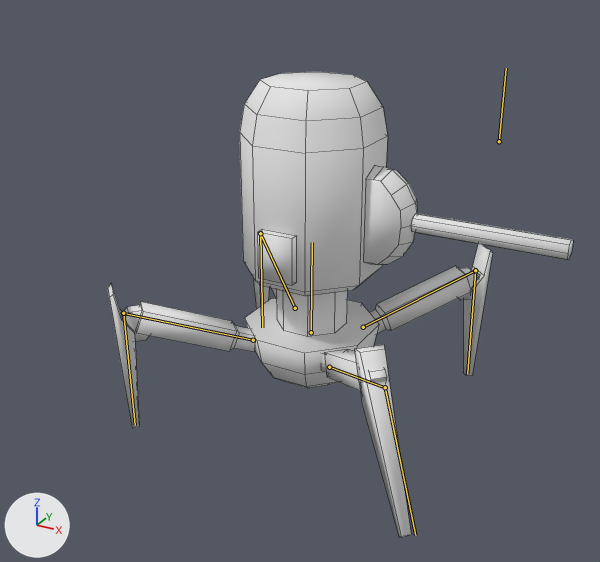
A saved change to the Blender file Assets/Resources/Models/firstrobot_wip.blend.
One viewpoint serves both versions: a camera (50 mm lens) standing at (6.51, -6.86, 4.78) and looking at (2.83, -0.17, 1.43). Lighting does not change. The marker at lower left points along +X, +Y and +Z. Both versions are drawn at frame 32 of the action 'Armature.001Action'; the numbers are the values there. The bones that bend it are drawn over the model as lines. Mesh edges are drawn as thin lines.

Names of what the first picture shows: 'Robot'.
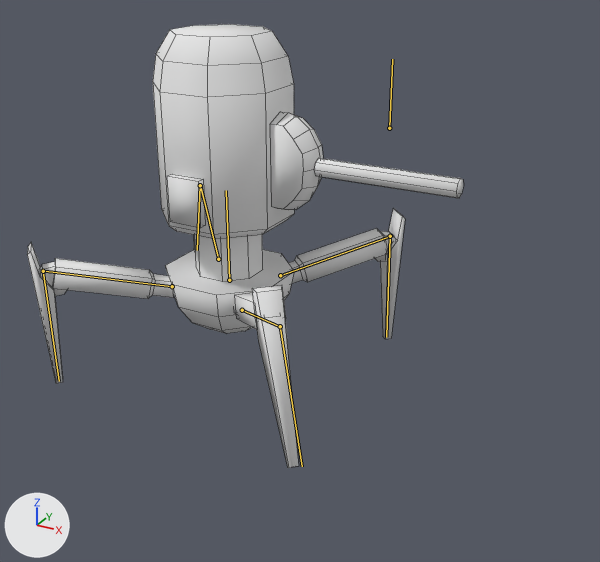
Pixel boxes (x1, y1, x2, y2) of what changed, in the pictures (600 x 562 px):
'Robot', posed (6% narrower)
    before: (108, 72, 573, 537)
    after: (27, 24, 463, 468)
bone 'Body', root to tip
    before: (311, 332) to (312, 242)
    after: (229, 280) to (226, 190)
bone 'TopLeg01', root to tip
    before: (363, 327) to (473, 271)
    after: (280, 275) to (392, 235)
bone 'BottomLeg01', root to tip
    before: (475, 270) to (467, 373)
    after: (390, 236) to (386, 337)
bone 'BottomLeg03', root to tip
    before: (260, 233) to (262, 327)
    after: (200, 185) to (197, 250)
bone 'BottomLeg04', root to tip
    before: (123, 313) to (135, 425)
    after: (43, 271) to (59, 381)
bone 'BottomLeg02', root to tip
    before: (385, 387) to (415, 535)
    after: (280, 326) to (302, 466)
bone 'Bone', root to tip
    before: (499, 141) to (506, 68)
    after: (389, 128) to (392, 59)

The change, as a list of edits to the scene's bpy script:
```text
Change bone_body:
    where bone_body = bpy.data.objects['Armature'].pose.bones['Body']
    bone_body.location: (0.0, -0.05, 0.0) -> (0.0, 0.338, 0.0)
Change bone_topleg01:
    where bone_topleg01 = bpy.data.objects['Armature'].pose.bones['TopLeg01']  # child of 'Body'
    bone_topleg01.location: (0.005, -0.052, 0.0) -> (0.005, -0.053, 0.0)
Change bone_bottomleg01:
    where bone_bottomleg01 = bpy.data.objects['Armature'].pose.bones['BottomLeg01']
    bone_bottomleg01.location: (0.007, -0.008, -0.045) -> (-0.003, -0.009, -0.046)
Change bone_bottomleg03:
    where bone_bottomleg03 = bpy.data.objects['Armature'].pose.bones['BottomLeg03']
    bone_bottomleg03.location: (0.006, 0.002, -0.468) -> (0.023, -0.418, 0.009)
    bone_bottomleg03.rotation_quaternion: (1.0, 0.0, -0.2, 0.0) -> (0.835, 0.0, 0.004, 0.226)  # degrees (0, -23, 0) -> degrees (0, 1, 30)
Change bone_bottomleg04:
    where bone_bottomleg04 = bpy.data.objects['Armature'].pose.bones['BottomLeg04']
    bone_bottomleg04.location: (0.0, 0.0, 0.0) -> (0.012, -0.008, -0.007)
    bone_bottomleg04.rotation_quaternion: (1.0, 0.0, 0.0, 0.0) -> (1.002, 0.0, 0.006, 0.0)  # degrees (0, 0, 0) -> degrees (0, 1, 0)
Change bone_bottomleg02:
    where bone_bottomleg02 = bpy.data.objects['Armature'].pose.bones['BottomLeg02']
    bone_bottomleg02.location: (-0.226, -0.424, -0.057) -> (-0.065, -0.365, -0.029)
    bone_bottomleg02.rotation_quaternion: (0.936, 0.0, 0.0, -0.322) -> (0.841, 0.0, -0.004, -0.239)  # degrees (0, 0, -38) -> degrees (0, -1, -32)
Change bone_bone:
    where bone_bone = bpy.data.objects['Root'].pose.bones['Bone']
    bone_bone.location: (4.946, 0.0, 0.0) -> (3.298, 0.0, 0.0)
```
